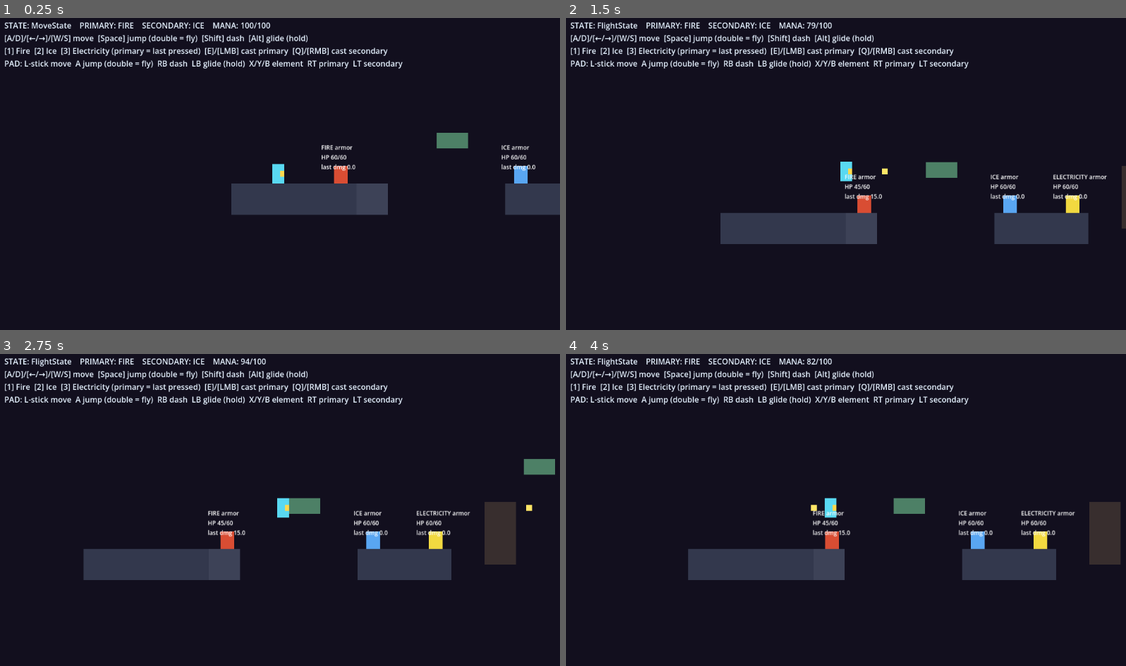
Above: before the commit, frames 1-4 (two rows, left to right).
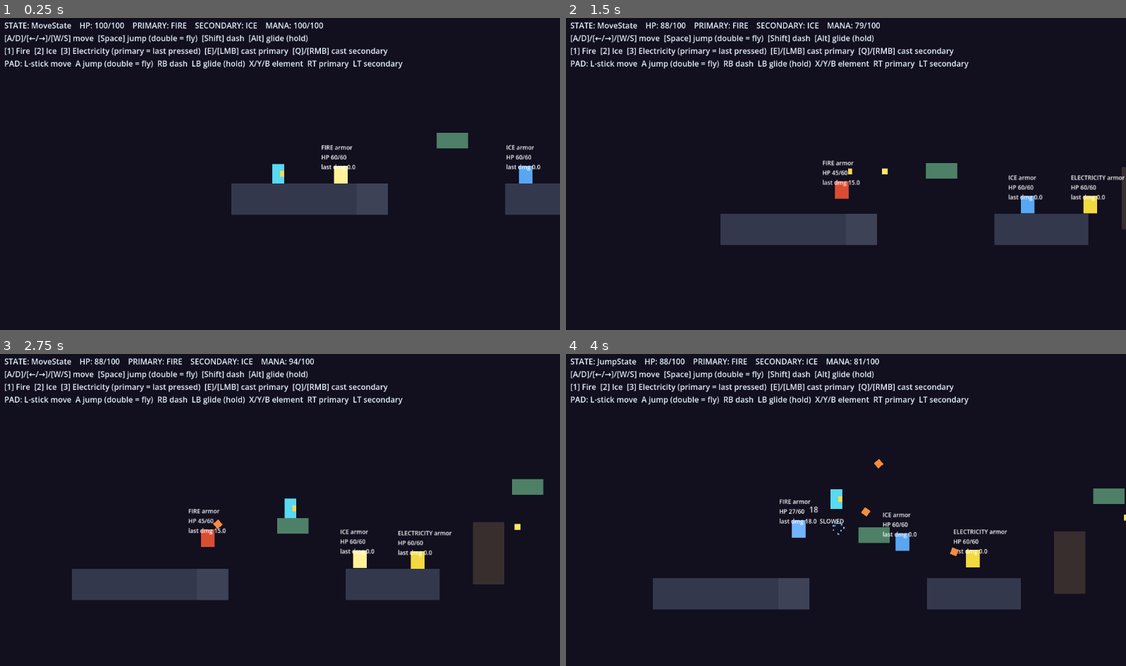
Above: after the commit, the same moments.

Repository: lordiwa/mageRage
Game: Godot game, scene res://levels/test_level.tscn
Same seed, same stepped clock (60 frames per second), same inputs: the game is played once before the commit and once after it.
Inputs (mouse positions are in pixels of both pictures, inside the frame that each line leads up to):
- Up to frame 1 (0.25 s): no input
- Up to frame 2 (1.5 s): tap Enter at 0.5 s; move the mouse to (969, 155) at 0.52 s; hold D (move_right) 0.53-1.25 s; hold Ctrl (glide) 0.53-1.25 s; tap Shift (dash) at 0.6 s; click (969, 155) at 0.67 s; tap Space (jump) at 0.77, 1.07 s; drag from (734, 186) to (818, 236) at 1.27 s
- Up to frame 3 (2.75 s): move the mouse to (336, 438) at 2.02 s; hold D (move_right) from 2.03 s (still down); tap Space (jump) at 2.1 s; tap Shift (dash) at 2.3 s
- Up to frame 4 (4 s): release D (move_right) at 2.75 s; drag from (818, 572) to (672, 460) at 2.77 s; move the mouse to (1014, 556) at 3.52 s; hold A (move_left) from 3.53 s (still down); tap Q (cast_secondary) at 3.6 s; tap Space (jump) at 3.77, 3.8 s

The runs differ from the first frame. In frame 1, 1.0% of the frame differs, in the area x 14-97%, y 1-54%; in frame 2, 2.7%; in frame 3, 11%; in frame 4, 14%, in the area x 5-100%, y 1-82%.

Commit message:
feat(TASK-011): basic drone AI — patrol/chase/telegraphed attack, real Ice slow, player damage
- Drone AI as a node FSM (Patrol hover -> Chase toward player in 280px aggro ->
  Attack: 0.4s telegraph then fire, 1.5s cooldown); flying motion, steers to player.
- EnemyProjectile on new EnemyAttack layer 5 (masks Player only), slower than the
  player's bolt, damages player Health.
- Ice slow is now real: SlowEffect (0.5x move + attack rate, 2.5s, refresh+decay)
  drives chase speed and cooldown; bluish tint + SLOWED label.
- Player gains Health(100) + i-frames (0.8s blink, no stun) + death->respawn at
  spawn with full HP; HUD shows player HP.
- Pure helpers (DroneAi, SlowEffect, Invulnerability) for testable logic.

Co-Authored-By: Claude Opus 4.8 (1M context) <noreply@anthropic.com>

Diff:
--- a/project.godot
+++ b/project.godot
@@ -113,6 +113,7 @@
 2d_physics/layer_2="Player"
 2d_physics/layer_3="Enemies"
 2d_physics/layer_4="PlayerMagic"
+2d_physics/layer_5="EnemyAttack"
 
 [rendering]
 
--- a/scenes/empire_drone.tscn
+++ b/scenes/empire_drone.tscn
@@ -1,9 +1,14 @@
-[gd_scene load_steps=6 format=3 uid="uid://b8mageragedr0n"]
+[gd_scene load_steps=11 format=3 uid="uid://b8mageragedr0n"]
 
 [ext_resource type="Script" path="res://scripts/enemies/empire_drone.gd" id="1_drone"]
 [ext_resource type="Script" path="res://scripts/combat/health.gd" id="2_health"]
 [ext_resource type="PackedScene" uid="uid://b8mageragedn01" path="res://scenes/damage_number.tscn" id="3_dn"]
 [ext_resource type="PackedScene" uid="uid://b8mageragesp01" path="res://scenes/impact_spark.tscn" id="4_sp"]
+[ext_resource type="PackedScene" uid="uid://b8mageragenepj" path="res://scenes/enemy_projectile.tscn" id="5_ep"]
+[ext_resource type="Script" path="res://scripts/fsm/state_machine.gd" id="6_sm"]
+[ext_resource type="Script" path="res://scripts/enemies/states/drone_patrol_state.gd" id="7_patrol"]
+[ext_resource type="Script" path="res://scripts/enemies/states/drone_chase_state.gd" id="8_chase"]
+[ext_resource type="Script" path="res://scripts/enemies/states/drone_attack_state.gd" id="9_attack"]
 
 [sub_resource type="RectangleShape2D" id="Rect_drone"]
 size = Vector2(28, 36)
@@ -12,6 +17,7 @@
 script = ExtResource("1_drone")
 damage_number_scene = ExtResource("3_dn")
 impact_spark_scene = ExtResource("4_sp")
+enemy_projectile_scene = ExtResource("5_ep")
 
 [node name="CollisionShape2D" type="CollisionShape2D" parent="."]
 shape = SubResource("Rect_drone")
@@ -35,3 +41,19 @@
 theme_override_colors/font_color = Color(1, 1, 1, 1)
 theme_override_font_sizes/font_size = 12
 text = "HP"
+
+[node name="StateMachine" type="Node" parent="." node_paths=PackedStringArray("initial_state")]
+script = ExtResource("6_sm")
+initial_state = NodePath("DronePatrolState")
+
+[node name="DronePatrolState" type="Node" parent="StateMachine" node_paths=PackedStringArray("player")]
+script = ExtResource("7_patrol")
+player = NodePath("../..")
+
+[node name="DroneChaseState" type="Node" parent="StateMachine" node_paths=PackedStringArray("player")]
+script = ExtResource("8_chase")
+player = NodePath("../..")
+
+[node name="DroneAttackState" type="Node" parent="StateMachine" node_paths=PackedStringArray("player")]
+script = ExtResource("9_attack")
+player = NodePath("../..")
--- /dev/null
+++ b/scenes/enemy_projectile.tscn
@@ -0,0 +1,19 @@
+[gd_scene load_steps=3 format=3 uid="uid://b8mageragenepj"]
+
+[ext_resource type="Script" path="res://scripts/combat/enemy_projectile.gd" id="1_ep"]
+
+[sub_resource type="CircleShape2D" id="Circle_ep"]
+radius = 7.0
+
+[node name="EnemyProjectile" type="Area2D"]
+script = ExtResource("1_ep")
+
+[node name="CollisionShape2D" type="CollisionShape2D" parent="."]
+shape = SubResource("Circle_ep")
+
+[node name="Sprite" type="ColorRect" parent="."]
+offset_left = -7.0
+offset_top = -7.0
+offset_right = 7.0
+offset_bottom = 7.0
+color = Color(0.95, 0.55, 0.25, 1)
--- a/scenes/player.tscn
+++ b/scenes/player.tscn
@@ -1,6 +1,7 @@
-[gd_scene load_steps=13 format=3 uid="uid://b8mageragepl0r"]
+[gd_scene load_steps=14 format=3 uid="uid://b8mageragepl0r"]
 
 [ext_resource type="Script" path="res://scripts/player/player.gd" id="1_player"]
+[ext_resource type="Script" path="res://scripts/combat/health.gd" id="14_health"]
 [ext_resource type="Script" path="res://scripts/fsm/state_machine.gd" id="2_sm"]
 [ext_resource type="Script" path="res://scripts/fsm/states/move_state.gd" id="3_move"]
 [ext_resource type="Script" path="res://scripts/fsm/states/jump_state.gd" id="4_jump"]
@@ -17,7 +18,7 @@
 [sub_resource type="RectangleShape2D" id="RectangleShape2D_1"]
 size = Vector2(24, 40)
 
-[node name="Player" type="CharacterBody2D"]
+[node name="Player" type="CharacterBody2D" groups=["player"]]
 script = ExtResource("1_player")
 
 [node name="CollisionShape2D" type="CollisionShape2D" parent="."]
@@ -76,3 +77,7 @@
 script = ExtResource("8_magic")
 spells = Array[ExtResource("12_spelldata")]([ExtResource("9_fire"), ExtResource("10_ice"), ExtResource("11_elec")])
 mana = NodePath("../Mana")
+
+[node name="Health" type="Node" parent="."]
+script = ExtResource("14_health")
+max_health = 100.0
--- /dev/null
+++ b/scripts/combat/enemy_projectile.gd
@@ -0,0 +1,59 @@
+## DD-009 enemy projectile (Area2D). The drone's shot that closes the combat loop
+## back onto the hero. Collision per godot-game-dev SKILL Workflow 3, extended with
+## a NEW physics layer: lives on EnemyAttack (layer 5), masks Player (layer 2)
+## ONLY — it can hit the hero and nothing else (not other drones, not itself).
+##
+## Deliberately SLOWER than the player's projectile so it reads and is dodgeable
+## (game-design SKILL: telegraphing/fairness, DD-001). On contact it damages the
+## player's Health via Player.take_player_damage (which gates on i-frames); frees
+## on hit or after its lifetime.
+class_name EnemyProjectile extends Area2D
+
+const LIFETIME := 3.0
+## Slower than the player's 400 px/s bolt so it stays readable/dodgeable.
+const SPEED := 180.0
+
+var damage: float = 12.0
+var _velocity := Vector2.ZERO
+var _life := 0.0
+
+func _ready() -> void:
+	# EnemyAttack layer 5; detect Player (layer 2) ONLY.
+	collision_layer = 0
+	collision_mask = 0
+	set_collision_layer_value(5, true)
+	set_collision_mask_value(2, true)
+	body_entered.connect(_on_body_entered)
+	area_entered.connect(_on_area_entered)
+
+## Called by EmpireDrone.fire_at_player(): aim + damage. Direction is normalized;
+## a zero direction defaults to RIGHT so the shot never stalls.
+func setup(direction: Vector2, dmg: float) -> void:
+	damage = dmg
+	var dir := direction.normalized()
+	if dir == Vector2.ZERO:
+		dir = Vector2.RIGHT
+	_velocity = dir * SPEED
+	rotation = dir.angle()
+
+func _physics_process(delta: float) -> void:
+	global_position += _velocity * delta
+	_life += delta
+	if _life >= LIFETIME:
+		queue_free()
+
+func _on_body_entered(body: Node) -> void:
+	_try_hit(body)
+
+func _on_area_entered(area: Node) -> void:
+	_try_hit(area)
+
+func _try_hit(target: Node) -> void:
+	var hero := target
+	if not hero.has_method("take_player_damage"):
+		# The damage handler may live on a parent (e.g. a hurtbox child).
+		hero = target.get_parent()
+		if hero == null or not hero.has_method("take_player_damage"):
+			return
+	hero.take_player_damage(damage)
+	queue_free()
--- a/scripts/combat/health.gd
+++ b/scripts/combat/health.gd
@@ -28,3 +28,10 @@
 
 func is_dead() -> bool:
 	return _dead or current_health <= 0.0
+
+## Restore to full and clear the dead flag (DD-009 respawn). Emits health_changed
+## so HUDs refresh; does NOT re-emit died.
+func revive() -> void:
+	current_health = max_health
+	_dead = false
+	health_changed.emit(current_health, max_health)
--- /dev/null
+++ b/scripts/combat/invulnerability.gd
@@ -0,0 +1,30 @@
+## DD-009 player i-frames: brief invulnerability window after taking damage.
+##
+## Pure, scene-free timer so the "are we currently invulnerable?" gate is unit-
+## testable with no rendered player. On a hit the player calls trigger(); while
+## the window is open take_damage is blocked (NO control stun — movement is
+## untouched, only damage is gated, per DD-009). The player blinks its sprite
+## while is_active() is true.
+class_name Invulnerability extends RefCounted
+
+## DD-009: ~0.8s i-frames.
+const DURATION := 0.8
+
+## Seconds of invulnerability remaining. <= 0 means vulnerable.
+var _remaining := 0.0
+
+## Open the i-frame window (re-seed full duration). Called right after a hit lands.
+func trigger() -> void:
+	_remaining = DURATION
+
+## Decay the window by `delta`, clamped at 0.
+func update(delta: float) -> void:
+	_remaining = maxf(_remaining - delta, 0.0)
+
+## True while damage should be blocked.
+func is_active() -> bool:
+	return _remaining > 0.0
+
+## Seconds of invulnerability left (never negative).
+func remaining() -> float:
+	return _remaining
--- /dev/null
+++ b/scripts/combat/slow_effect.gd
@@ -0,0 +1,38 @@
+## DD-004 Ice = control: the real SLOW effect (makes SpellData.applies_slow
+## functional). While active, the carrier's move-speed and attack-rate multiplier
+## is 0.5; it lasts ~2.5s, is REFRESHED on re-hit, and decays back to 1.0 when it
+## expires. Pure, scene-free time bookkeeping so the multiplier curve is unit-
+## testable with no rendered drone.
+##
+## Usage: a drone holds a SlowEffect, calls apply()/refresh() on an Ice hit, ticks
+## update(delta) each physics frame, and multiplies its chase speed + attack
+## cooldown by multiplier().
+class_name SlowEffect extends RefCounted
+
+## DD-009: 50% while active, full (1.0) otherwise; ~2.5s, refreshable.
+const SLOW_MULTIPLIER := 0.5
+const FULL_MULTIPLIER := 1.0
+const DURATION := 2.5
+
+## Seconds of slow remaining. <= 0 means inactive (multiplier 1.0).
+var _remaining := 0.0
+
+## Start (or REFRESH) the slow: re-seed the full duration. Called on every Ice hit.
+func apply() -> void:
+	_remaining = DURATION
+
+## Decay the timer by `delta`, clamped at 0 (recovers to full on expiry).
+func update(delta: float) -> void:
+	_remaining = maxf(_remaining - delta, 0.0)
+
+## True while the slow is in effect (timer still running).
+func is_active() -> bool:
+	return _remaining > 0.0
+
+## 0.5 while active, 1.0 once expired — multiply chase speed / attack rate by this.
+func multiplier() -> float:
+	return SLOW_MULTIPLIER if is_active() else FULL_MULTIPLIER
+
+## Seconds of slow left (never negative).
+func remaining() -> float:
+	return _remaining
--- /dev/null
+++ b/scripts/enemies/drone_ai.gd
@@ -0,0 +1,30 @@
+## DD-009 drone AI — pure decision helpers for the node-based FSM.
+##
+## The drone FSM (Patrol -> Chase -> Attack) keeps ALL transition logic in these
+## static, scene-free helpers so every threshold is trivially unit-testable and
+## can never silently drift (game-design SKILL: fair/deterministic, DD-001 — the
+## player can always understand the drone's behavior). The FSM states are thin:
+## they read input/state and ask these helpers what to do.
+class_name DroneAi extends RefCounted
+
+## True when the player is within aggro range (inclusive) — Patrol -> Chase gate.
+static func in_aggro_range(distance: float, aggro_range: float) -> bool:
+	return distance <= aggro_range
+
+## True once the attack cooldown has fully elapsed — gates Chase -> Attack so the
+## drone cannot spam shots (fair, DD-001).
+static func cooldown_ready(time_since_last_attack: float, cooldown: float) -> bool:
+	return time_since_last_attack >= cooldown
+
+## True once the telegraph wind-up has fully elapsed — the drone fires only AFTER
+## the player has had the full wind-up to react (mandatory telegraph, DD-009).
+static func telegraph_elapsed(telegraph_time: float, windup: float) -> bool:
+	return telegraph_time >= windup
+
+## Unit steering vector from the drone toward the player (horizontal + a little
+## vertical). Zero in/zero out is safe (no NaN from normalizing a zero vector).
+static func steer_direction(drone_pos: Vector2, target_pos: Vector2) -> Vector2:
+	var to_target := target_pos - drone_pos
+	if to_target == Vector2.ZERO:
+		return Vector2.ZERO
+	return to_target.normalized()
--- a/scripts/enemies/empire_drone.gd
+++ b/scripts/enemies/empire_drone.gd
@@ -15,6 +15,36 @@
 ## without them; null-guarded at the hit path.
 @export var damage_number_scene: PackedScene
 @export var impact_spark_scene: PackedScene
+
+## DD-009 AI tuning (provisional). The FSM logic itself lives in DroneAi (pure,
+## unit-tested) — these are just the thresholds fed to it.
+@export var aggro_range: float = 280.0   # Patrol -> Chase distance
+@export var attack_range: float = 240.0  # Chase -> Attack distance
+@export var attack_cooldown: float = 1.5 # seconds between shots
+@export var projectile_damage: float = 12.0
+
+## DD-009 enemy projectile (PLACEHOLDER scene). Optional so bare drones / unit
+## tests run without it; null-guarded at the fire path.
+@export var enemy_projectile_scene: PackedScene
+
+## The hero to chase/shoot. Resolved on _ready from the "player" group; settable
+## in tests. Loosely typed so a fake target works headless.
+var target: Node2D
+
+## Spawn point for the Patrol hover (captured on _ready).
+var spawn_position := Vector2.ZERO
+
+## DD-004 Ice control: while active, halves chase speed + attack rate.
+var _slow := SlowEffect.new()
+
+## Seconds since the last shot; gates the cooldown via DroneAi.cooldown_ready.
+var _time_since_attack := 999.0
+
+## Wind-up color flash while telegraphing (placeholder readable tell).
+const TELEGRAPH_COLOR := Color(1.0, 0.95, 0.6, 1.0)
+## DD-004 Ice tint while slowed (bluish overlay).
+const SLOW_TINT := Color(0.45, 0.7, 1.0, 1.0)
+var _telegraphing := false
 
 ## TASK-010: emitted on every landed hit so a coordinator (or test) can react with
 ## loose coupling. `dir` is the projectile's travel direction at contact.
@@ -51,12 +81,33 @@
 	if _health != null:
 		_health.health_changed.connect(_on_health_changed)
 		_health.died.connect(_on_died)
+	# DD-009: FLYING drone — gravity off; the FSM drives all movement.
+	motion_mode = CharacterBody2D.MOTION_MODE_FLOATING
+	spawn_position = global_position
+	_resolve_target()
 	_refresh_label(0.0)
 
+## DD-009: tick the Ice slow + attack cooldown each physics frame. The FSM states
+## (Patrol/Chase/Attack) own movement; this only advances timers and the visuals.
 func _physics_process(delta: float) -> void:
-	if not is_on_floor():
-		velocity += get_gravity() * delta
-	move_and_slide()
+	var was_slowed := _slow.is_active()
+	_slow.update(delta)
+	_time_since_attack += delta
+	_update_tint()
+	# Keep the SLOWED label live: refresh when the slow state flips off.
+	if was_slowed and not _slow.is_active():
+		_refresh_label(0.0, false)
+
+## Find the player (group "player"). Loose so a unit test can set `target` itself.
+func _resolve_target() -> void:
+	if target != null:
+		return
+	var tree := get_tree()
+	if tree == null:
+		return
+	var players := tree.get_nodes_in_group("player")
+	if not players.is_empty():
+		target = players[0]
 
 ## Called by a Projectile on contact. Applies base * DD-006 matchup to Health and
 ## fires the TASK-010 hit-feedback bundle (one hit path -> all juice, coherently):
@@ -70,7 +121,10 @@
 	var dmg := base_damage * effectiveness
 	if _health != null:
 		_health.take_damage(dmg)
-	_refresh_label(dmg, slow)
+	# DD-004 Ice = control: an Ice hit starts/refreshes the real SLOW effect.
+	if slow:
+		_slow.apply()
+	_refresh_label(dmg, _slow.is_active())
 	# --- TASK-010 hit feedback ------------------------------------------------
 	_flash()
 	_apply_knockback(hit_dir)
@@ -152,6 +206,77 @@
 		return null
 	return nodes[0]
 
+# --- DD-009 AI queries/actions (FSM states call these; logic in DroneAi) ------
+
+## Distance to the current target, or INF if there is none.
+func _distance_to_target() -> float:
+	if target == null:
+		return INF
+	return global_position.distance_to(target.global_position)
+
+## Patrol -> Chase gate.
+func player_in_aggro_range() -> bool:
+	return DroneAi.in_aggro_range(_distance_to_target(), aggro_range)
+
+## Chase -> Attack gate: in attack range AND cooldown ready (slow-adjusted).
+func can_attack() -> bool:
+	if not DroneAi.in_aggro_range(_distance_to_target(), attack_range):
+		return false
+	return DroneAi.cooldown_ready(_time_since_attack, attack_cooldown / speed_multiplier())
+
+## Unit steering vector toward the player (horizontal + a little vertical).
+func steer_toward_player() -> Vector2:
+	if target == null:
+		return Vector2.ZERO
+	return DroneAi.steer_direction(global_position, target.global_position)
+
+## DD-004 Ice control multiplier (0.5 while slowed, 1.0 otherwise). Drone chase
+## speed and attack rate both honor it.
+func speed_multiplier() -> float:
+	return _slow.multiplier()
+
+func is_slowed() -> bool:
+	return _slow.is_active()
+
+## Telegraph flash on/off (placeholder readable wind-up tell).
+func begin_telegraph() -> void:
+	_telegraphing = true
+	_update_tint()
+
+func end_telegraph() -> void:
+	_telegraphing = false
+	_update_tint()
+
+## Mark a shot fired: reset the cooldown timer.
+func mark_attacked() -> void:
+	_time_since_attack = 0.0
+
+## DD-009: spawn one enemy projectile aimed at the player. Null-guarded so a bare
+## drone (unit test) without the scene assigned simply does nothing.
+func fire_at_player() -> void:
+	if enemy_projectile_scene == null or target == null:
+		return
+	var tree := get_tree()
+	if tree == null or tree.current_scene == null:
+		return
+	var proj := enemy_projectile_scene.instantiate()
+	tree.current_scene.add_child(proj)
+	proj.global_position = global_position
+	var dir := (target.global_position - global_position).normalized()
+	if proj.has_method("setup"):
+		proj.setup(dir, projectile_damage)
+
+## Sprite tint priority: telegraph flash > Ice slow tint > armor color.
+func _update_tint() -> void:
+	if _sprite == null:
+		return
+	if _telegraphing:
+		_sprite.color = TELEGRAPH_COLOR
+	elif _slow.is_active():
+		_sprite.color = SLOW_TINT
+	else:
+		_sprite.color = _armor_color
+
 func _on_health_changed(_current: float, _maximum: float) -> void:
 	pass   # label refresh is driven from apply_elemental_hit so it can show dmg
 
--- /dev/null
+++ b/scripts/enemies/states/drone_attack_state.gd
@@ -0,0 +1,34 @@
+## DD-009 drone FSM — ATTACK. Mandatory telegraph then fire (DD-001 fair play: the
+## player always gets the full wind-up to react). On enter the drone holds still
+## and flashes a wind-up color; once DroneAi.telegraph_elapsed is true it fires one
+## enemy projectile at the player, resets its cooldown, and returns to Chase. The
+## wind-up duration honors the Ice SLOW multiplier (a slowed drone telegraphs
+## longer — Ice's control identity, DD-004).
+extends EstadoBase
+
+const WINDUP := 0.4   # seconds of telegraph before the shot (pre-slow)
+
+var _telegraph := 0.0
+
+func enter() -> void:
+	_telegraph = 0.0
+	var drone := player as EmpireDrone
+	if drone != null:
+		drone.velocity = Vector2.ZERO
+		drone.begin_telegraph()
+
+func physics_update(delta: float) -> void:
+	var drone := player as EmpireDrone
+	if drone == null:
+		return
+	# Hold position during the wind-up; a slowed drone winds up more slowly.
+	_telegraph += delta * drone.speed_multiplier()
+	if DroneAi.telegraph_elapsed(_telegraph, WINDUP):
+		drone.fire_at_player()
+		drone.mark_attacked()
+		transition_to("DroneChaseState")
+
+func exit() -> void:
+	var drone := player as EmpireDrone
+	if drone != null:
+		drone.end_telegraph()
--- /dev/null
+++ b/scripts/enemies/states/drone_chase_state.gd
@@ -0,0 +1,22 @@
+## DD-009 drone FSM — CHASE. The player is in aggro range, so the drone steers
+## toward them (DroneAi.steer_direction: horizontal + a little vertical), gravity
+## off. When the player leaves aggro range it drops back to Patrol; when in
+## attack range AND the cooldown is ready it goes to Attack to telegraph + fire.
+## Chase speed honors the Ice SLOW multiplier (DD-004 control identity).
+extends EstadoBase
+
+const CHASE_SPEED := 90.0      # px/s, pre-slow
+
+func physics_update(_delta: float) -> void:
+	var drone := player as EmpireDrone
+	if drone == null:
+		return
+	if not drone.player_in_aggro_range():
+		transition_to("DronePatrolState")
+		return
+	if drone.can_attack():
+		transition_to("DroneAttackState")
+		return
+	var dir := drone.steer_toward_player()
+	drone.velocity = dir * CHASE_SPEED * drone.speed_multiplier()
+	drone.move_and_slide()
--- /dev/null
+++ b/scripts/enemies/states/drone_patrol_state.gd
@@ -0,0 +1,32 @@
+## DD-009 drone FSM — PATROL. With no player in aggro range the drone hovers
+## back and forth in a short range around its spawn (a desperate sentry on its
+## beat — pillar 1, the jailer was the protector). Transitions to Chase the moment
+## the player enters aggro range (DroneAi.in_aggro_range).
+##
+## Mirrors the hero's node-based FSM (EstadoBase child of a StateMachine) so the
+## drone follows the same idiom. The drone is a FLYING CharacterBody2D: gravity is
+## off; movement is pure horizontal hover.
+extends EstadoBase
+
+## Hover half-width around spawn (px) and hover speed (px/s, pre-slow).
+const HOVER_RANGE := 48.0
+const HOVER_SPEED := 40.0
+
+var _dir := 1.0   # +1 right, -1 left
+
+func physics_update(_delta: float) -> void:
+	var drone := player as EmpireDrone
+	if drone == null:
+		return
+	# Chase as soon as the player is in aggro range.
+	if drone.player_in_aggro_range():
+		transition_to("DroneChaseState")
+		return
+	# Hover: flip direction at the patrol bounds around spawn.
+	var offset := drone.global_position.x - drone.spawn_position.x
+	if offset > HOVER_RANGE:
+		_dir = -1.0
+	elif offset < -HOVER_RANGE:
+		_dir = 1.0
+	drone.velocity = Vector2(_dir * HOVER_SPEED * drone.speed_multiplier(), 0.0)
+	drone.move_and_slide()
--- a/scripts/player/player.gd
+++ b/scripts/player/player.gd
@@ -34,11 +34,71 @@
 @onready var _mana: Mana = get_node_or_null("Mana")
 @onready var _muzzle: Node2D = get_node_or_null("Muzzle")
 
+## DD-009 player damage: a Health child takes enemy-projectile damage, gated by
+## brief i-frames (no control stun); death respawns at the recorded start.
+## Optional so movement-only fakes without a Health child still run.
+@onready var _health: Health = get_node_or_null("Health")
+@onready var _sprite: ColorRect = get_node_or_null("Sprite")
+var _iframes := Invulnerability.new()
+var _spawn_position := Vector2.ZERO
+var _blink_accum := 0.0
+
+# --- DD-009 player-damage API ------------------------------------------------
+
+## i-frame blink tuning (placeholder visual feedback; no control stun per DD-009).
+const _BLINK_PERIOD := 0.12
+
+## Record the current position as the respawn point. Called on _ready (so a death
+## returns the hero to where the level placed it) and re-callable from tests.
+func record_spawn() -> void:
+	_spawn_position = global_position
+
+## Enemy projectile damage entry point. Blocked entirely while i-frames are
+## active (no damage, no stun). On a landed hit: subtract HP, open i-frames; if
+## that hit was lethal, respawn at the recorded start with full health.
+func take_player_damage(amount: float) -> void:
+	if amount <= 0.0 or _health == null:
+		return
+	if _iframes.is_active():
+		return
+	_health.take_damage(amount)
+	_iframes.trigger()
+	if _health.is_dead():
+		respawn()
+
+## Tick the i-frame window. Called from _process; exposed for unit tests.
+func tick_iframes(delta: float) -> void:
+	_iframes.update(delta)
+
+## True while the player cannot take damage (drives the blink, not movement).
+func is_invulnerable() -> bool:
+	return _iframes.is_active()
+
+## DD-009 respawn: full health, back to the recorded spawn, i-frames cleared
+## (deterministic, no hard penalty — demo).
+func respawn() -> void:
+	global_position = _spawn_position
+	velocity = Vector2.ZERO
+	if _health != null:
+		_health.revive()
+	_iframes = Invulnerability.new()
+	if _sprite != null:
+		_sprite.visible = true
+
+## HUD accessors (decoupled poll, like mana).
+func player_hp() -> float:
+	return _health.current_health if _health != null else 0.0
+
+func max_player_hp() -> float:
+	return _health.max_health if _health != null else 0.0
+
 func _ready() -> void:
 	# GDD 5.C: I am Player; I collide with Environment and Enemies.
 	set_collision_layer_value(2, true)
 	set_collision_mask_value(1, true)
 	set_collision_mask_value(3, true)
+	# DD-009: capture the start position so death respawns the hero here.
+	record_spawn()
 
 func _process(delta: float) -> void:
 	# Record a jump press into the buffer regardless of which state is active,
@@ -47,7 +107,22 @@
 		_jump_buffer = JUMP_BUFFER
 	_jump_buffer = maxf(_jump_buffer - delta, 0.0)
 
+	tick_iframes(delta)
+	_process_blink(delta)
 	_process_magic(delta)
+
+## DD-009: blink the sprite while invulnerable (readable i-frame feedback, no
+## control stun). Sprite stays visible when not invulnerable.
+func _process_blink(delta: float) -> void:
+	if _sprite == null:
+		return
+	if is_invulnerable():
+		_blink_accum += delta
+		if _blink_accum >= _BLINK_PERIOD:
+			_blink_accum = 0.0
+			_sprite.visible = not _sprite.visible
+	elif not _sprite.visible:
+		_sprite.visible = true
 
 ## DD-008 loadout swap + dual-trigger cast. Selecting an element promotes it to
 ## the primary slot (demoting the prior primary to secondary). cast_primary fires
--- a/scripts/ui/debug_hud.gd
+++ b/scripts/ui/debug_hud.gd
@@ -46,6 +46,7 @@
 	var primary_txt := "—"
 	var secondary_txt := "—"
 	var mana_txt := "—"
+	var hp_txt := "—"
 	if _player != null:
 		if _player.has_method("primary_spell"):
 			var ps = _player.primary_spell()
@@ -57,6 +58,9 @@
 				secondary_txt = _ELEMENT_NAMES[ss.element]
 		if _player.has_method("current_mana"):
 			mana_txt = "%d/%d" % [int(_player.current_mana()), int(_player.max_mana())]
+		# DD-009: player HP readout.
+		if _player.has_method("player_hp"):
+			hp_txt = "%d/%d" % [int(_player.player_hp()), int(_player.max_player_hp())]
 	# DD-008 control hints (gamepad-first, keyboard additive).
-	_label.text = "STATE: %s    PRIMARY: %s    SECONDARY: %s    MANA: %s …(312 unchanged characters)…
-		_state_name, primary_txt, secondary_txt, mana_txt]
+	_label.text = "STATE: %s    HP: %s    PRIMARY: %s    SECONDARY: %s    MANA: %s …(312 unchanged characters)…
+		_state_name, hp_txt, primary_txt, secondary_txt, mana_txt]
Not shown, added: scripts/combat/enemy_projectile.gd.uid
Not shown, added: scripts/combat/invulnerability.gd.uid
Not shown, added: scripts/combat/slow_effect.gd.uid
Not shown, added: scripts/enemies/drone_ai.gd.uid
Not shown, added: scripts/enemies/states/drone_attack_state.gd.uid
Not shown, added: scripts/enemies/states/drone_chase_state.gd.uid
Not shown, added: scripts/enemies/states/drone_patrol_state.gd.uid
